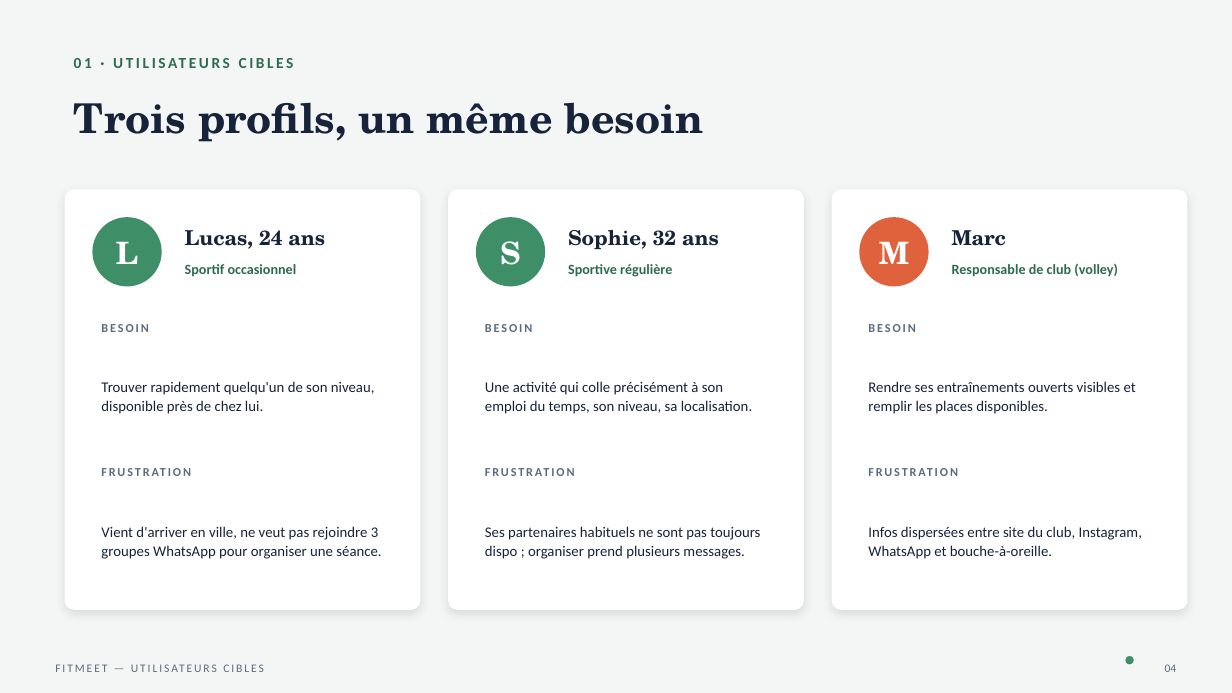
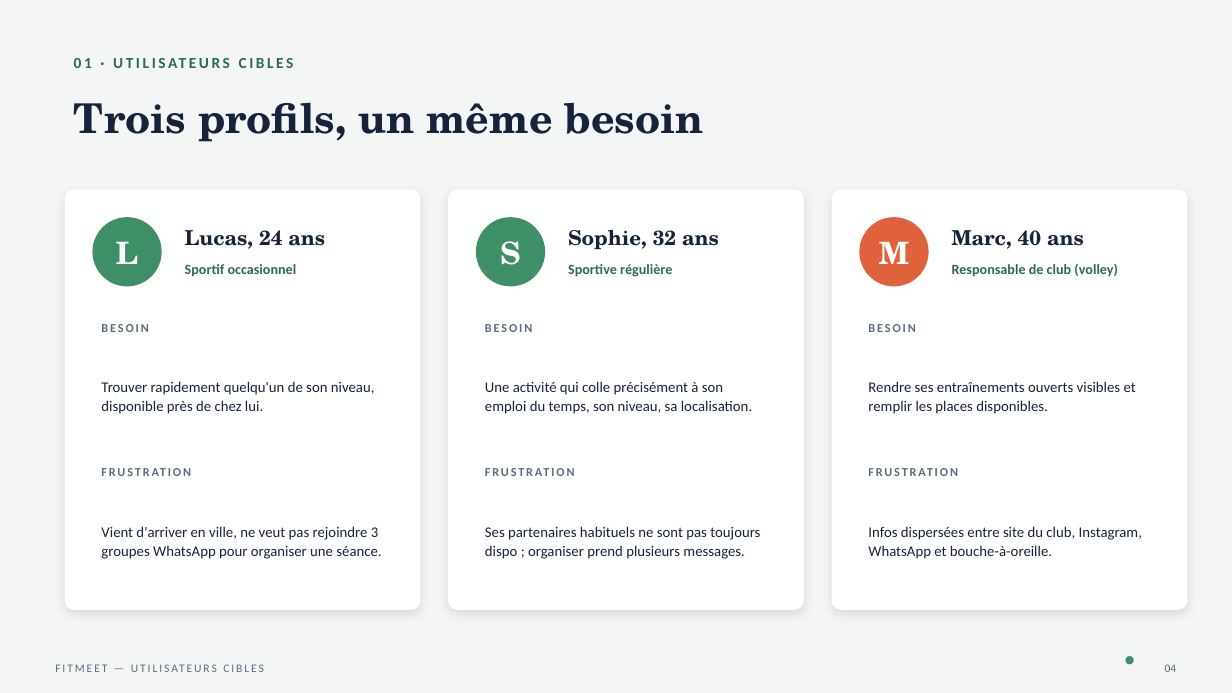
Before and after one commit to mircoprofico/FitMeet, a slide deck: slide 4 of presentation_w1/FitMeet_Presentation.pptx. Drawn at 1232x693 pixels with LibreOffice and Linux fonts; fonts in the diff are those of the drawing. Boxes give left, top, right and bottom in pixels: in the first picture for what was removed or moved away, otherwise in the second. Text is boxed around its words. In the diff, an @@ line names an element or a change of style, - is before the commit and + after.

```diff
--- a/presentation_w1/FitMeet_Presentation.pptx
+++ b/presentation_w1/FitMeet_Presentation.pptx
@@ text at (952,230,1084,249): text changed @@
-Marc
+Marc, 40 ans
```
Also in this commit, not shown: 1 other slide changed, 1 other file.
